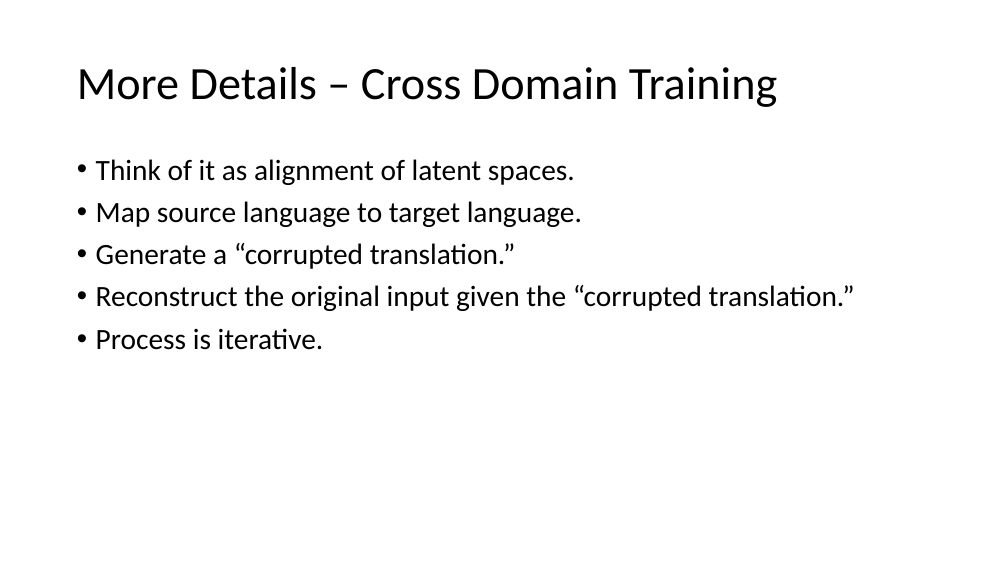
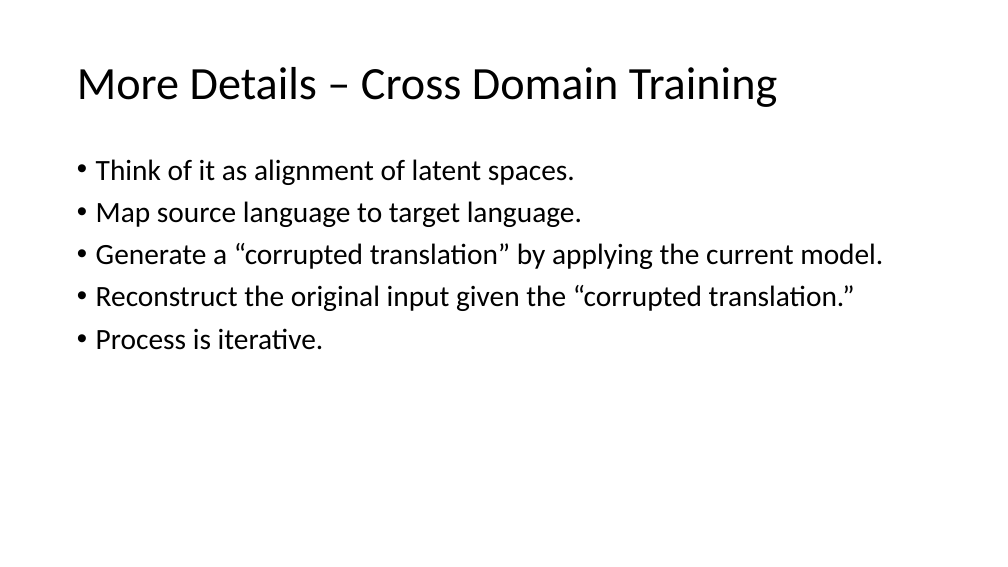
Before and after one commit to kensekense/unige, a slide deck: slide 8 of research_design/assignment1/Presentation_Ning_Tien-Tso.pptx (slide 7 before the commit). Drawn at 1008x567 pixels with LibreOffice and Linux fonts; fonts in the diff are those of the drawing. Boxes give left, top, right and bottom in pixels: in the first picture for what was removed or moved away, otherwise in the second. Text is boxed around its words. In the diff, an @@ line names an element or a change of style, - is before the commit and + after.

```diff
--- a/research_design/assignment1/Presentation_Ning_Tien-Tso.pptx
+++ b/research_design/assignment1/Presentation_Ning_Tien-Tso.pptx
@@ text at [96, 243, 883, 269]: text changed @@
-• Generate a “corrupted translation.”
+• Generate a “corrupted translation” by applying the current model.
```
Also in this commit, not shown: 9 other slides changed, 5 slides added, 2 slides removed, 1 other file.
